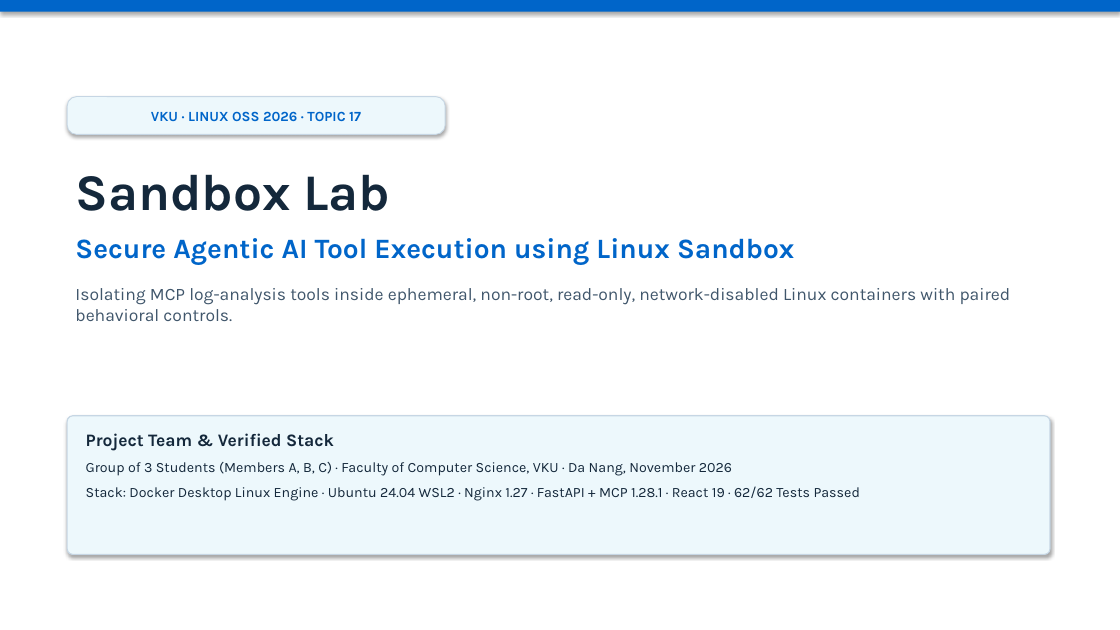
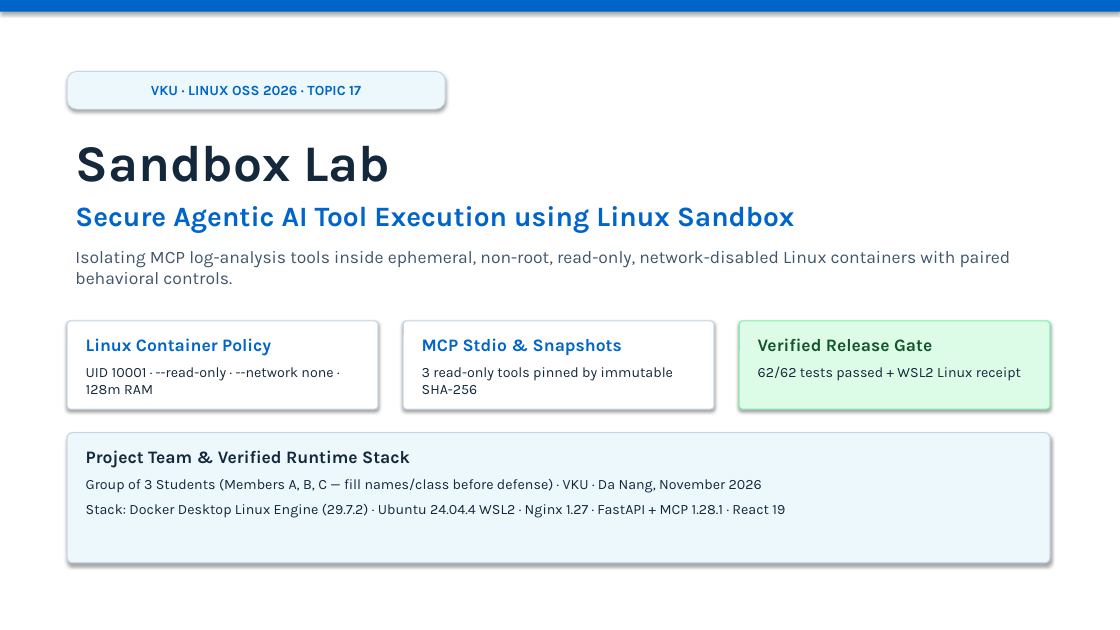
Before and after one commit to Xlinhx/MaNguonMoLinux, a slide deck: slide 1 of deliverables/slides.pptx. Drawn at 1120x630 pixels with LibreOffice and Linux fonts; fonts in the diff are those of the drawing. Boxes give left, top, right and bottom in pixels: in the first picture for what was removed or moved away, otherwise in the second. Text is boxed around its words. In the diff, an @@ line names an element or a change of style, - is before the commit and + after.

```diff
--- a/deliverables/slides.pptx
+++ b/deliverables/slides.pptx
@@ rounded rectangle "VKU · LINUX OSS 2026 ...": place and size @@
-rounded rectangle "VKU · LINUX OSS 2026 ..." at box(67, 97, 445, 134)
+rounded rectangle "VKU · LINUX OSS 2026 ..." at box(67, 71, 445, 109)
@@ text "Sandbox Lab": place and size @@
-text "Sandbox Lab" at box(75, 174, 1011, 321)
+text "Sandbox Lab" at box(75, 145, 1011, 284)
@@ text at box(75, 206, 1011, 284): less space between paragraphs @@
@@ rounded rectangle added at box(67, 321, 378, 409), fill #FFFFFF, outline #C6D6E4 1 pt @@
@@ rounded rectangle added at box(403, 321, 714, 409), fill #FFFFFF, outline #C6D6E4 1 pt @@
@@ rounded rectangle added at box(739, 321, 1050, 409), fill #DCFCE7, outline #86EFAC 1 pt @@
@@ text added at box(86, 338, 333, 394), 12.2 pt, text #14283B @@
+Linux Container Policy
+UID 10001 · --read-only · --network none · 128m RAM
@@ text added at box(422, 338, 673, 394), 12.2 pt, text #14283B @@
+MCP Stdio & Snapshots
+3 read-only tools pinned by immutable SHA-256
@@ text added at box(758, 338, 1021, 381), 12.2 pt, text #14283B @@
+Verified Release Gate
+62/62 tests passed + WSL2 Linux receipt
@@ rounded rectangle: place and size @@
-rounded rectangle at box(67, 416, 1050, 555)
+rounded rectangle at box(67, 433, 1050, 563)
@@ text at box(86, 450, 785, 518): text changed @@
-Project Team & Verified Stack
-Group of 3 Students (Members A, B, C) · Faculty of Computer Science, VKU · Da Nang, November 2026
-Stack: Docker Desktop Linux Engine · Ubuntu 24.04 WSL2 · Nginx 1.27 · FastAPI + MCP 1.28.1 · React 19 · 62/62 Tests Passed
+Project Team & Verified Runtime Stack
+Group of 3 Students (Members A, B, C — fill names/class before defense) · VKU · Da Nang, November 2026
+Stack: Docker Desktop Linux Engine (29.7.2) · Ubuntu 24.04.4 WSL2 · Nginx 1.27 · FastAPI + MCP 1.28.1 · React 19
```
Also in this commit, not shown: 7 other slides changed, 27 other files.
